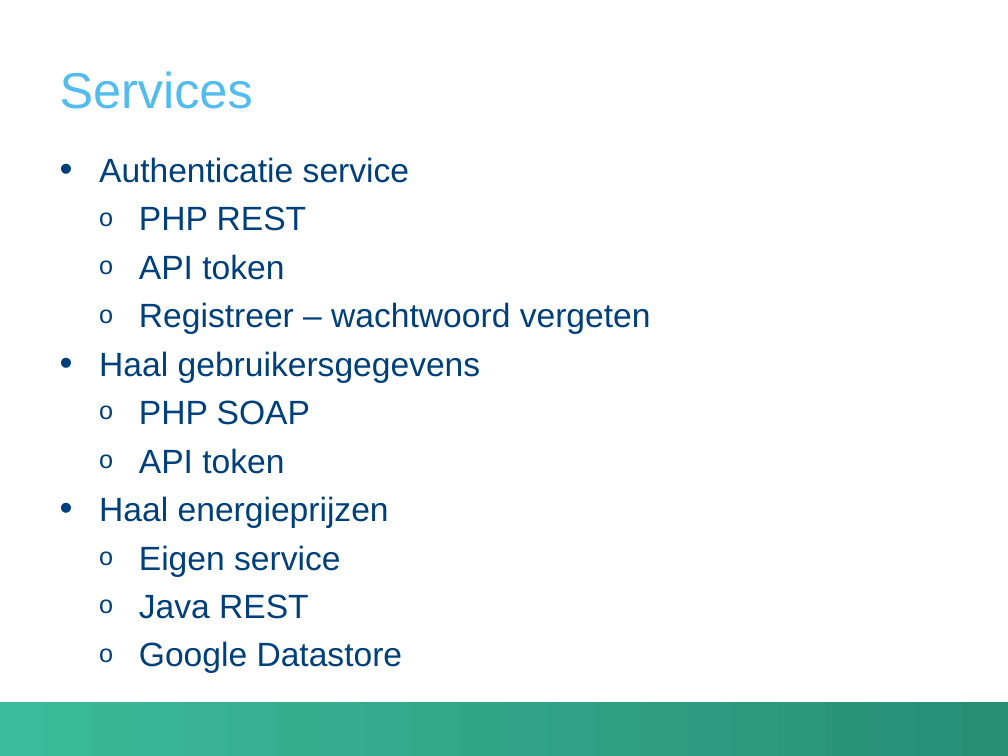
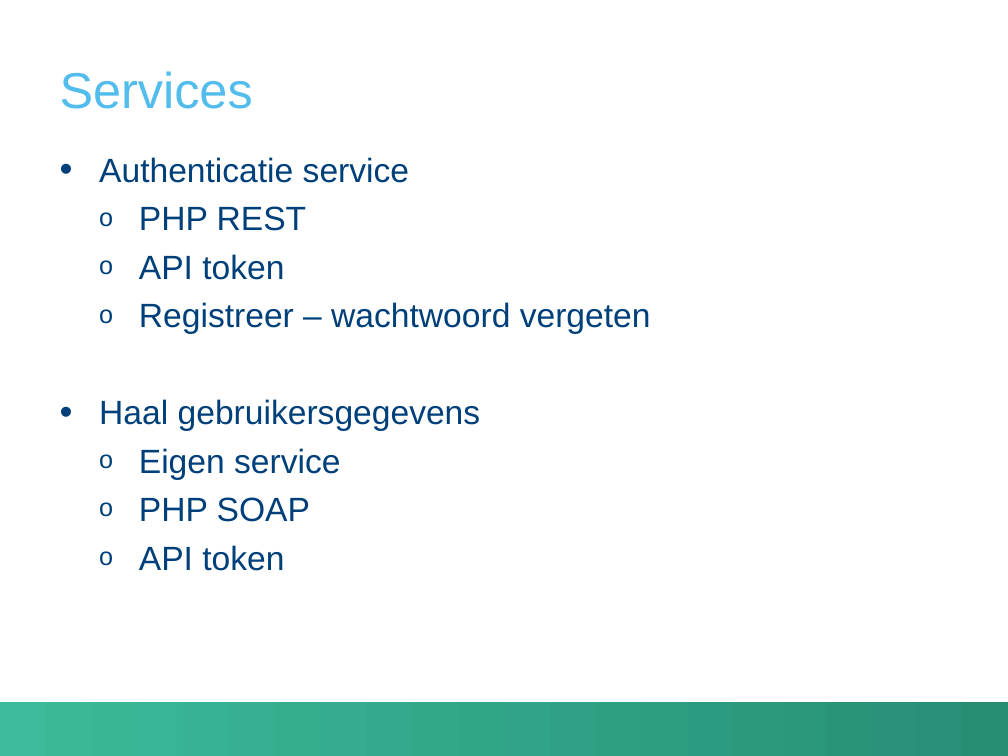
Before and after one commit to RobinMoons/soa, a slide deck: slide 4 of presentatie.pptx. Drawn at 1008x756 pixels with LibreOffice and Linux fonts; fonts in the diff are those of the drawing; background and template pictures are left out. Boxes give left, top, right and bottom in pixels: in the first picture for what was removed or moved away, otherwise in the second. Text is boxed around its words. In the diff, an @@ line names an element or a change of style, - is before the commit and + after.

```diff
--- a/presentatie.pptx
+++ b/presentatie.pptx
@@ text at [139,448,340,480]: paragraph added @@
+  o Eigen service
@@ text at [99,496,403,673]: paragraphs removed @@
-• Haal energieprijzen
-  o Eigen service
-  o Java REST
-  o Google Datastore
```
Also in this commit, not shown: 1 other slide changed, 1 slide added.
